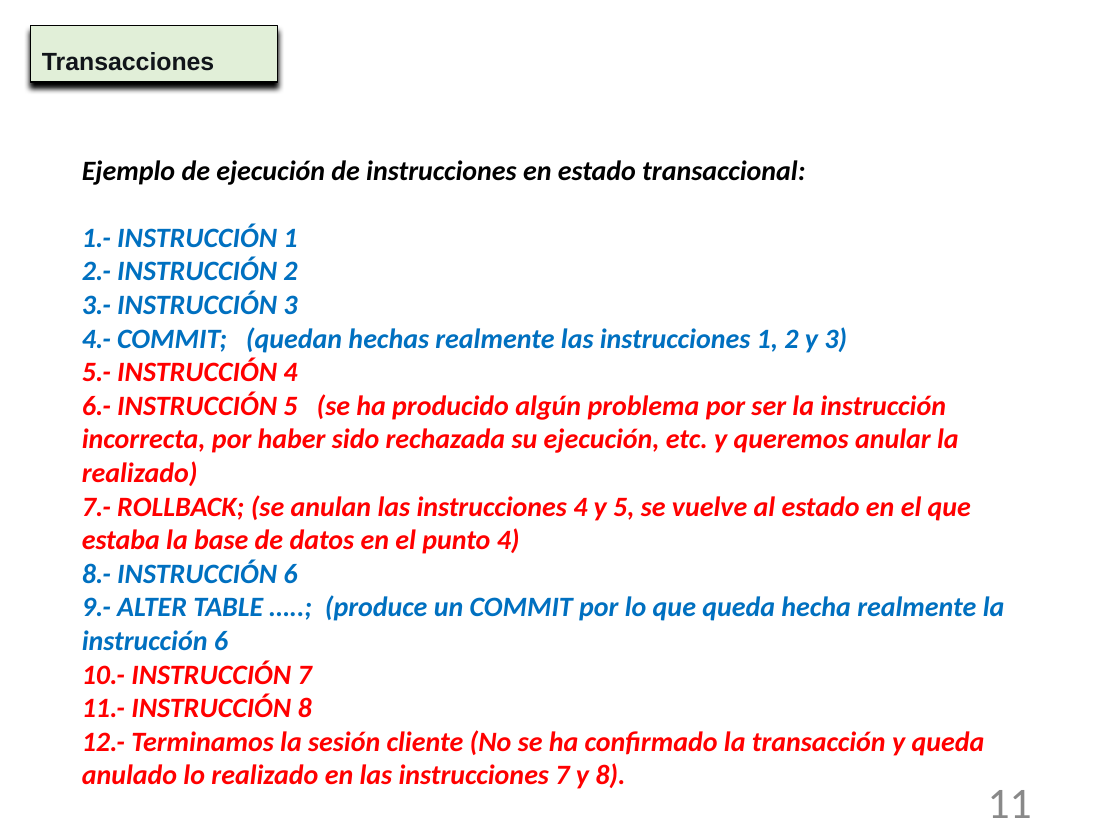
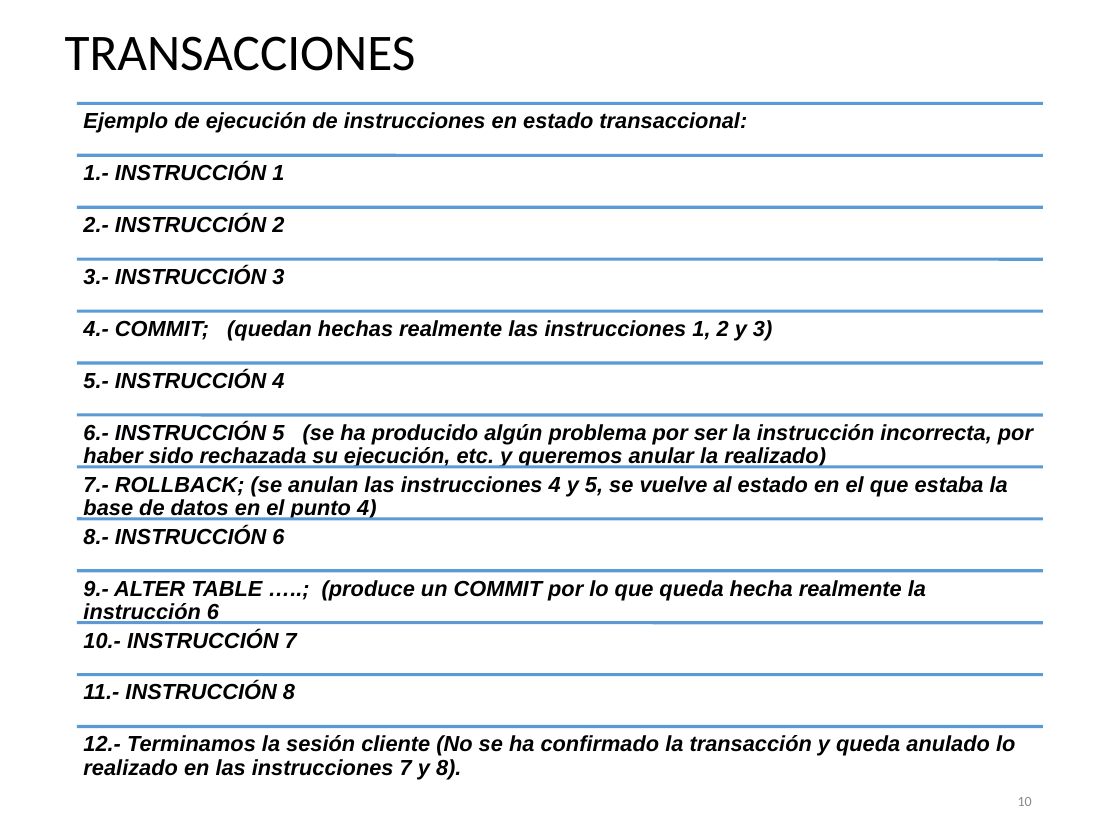
Before and after one commit to NuriaCelis/GBD2324, a slide deck: slide 10 of Tema5/Unidad_7_4-Transacciones.pptx (slide 11 before the commit). Drawn at 1120x840 pixels with LibreOffice and Linux fonts; fonts in the diff are those of the drawing. Boxes give left, top, right and bottom in pixels: in the first picture for what was removed or moved away, otherwise in the second. Text is boxed around its words. In the diff, an @@ line names an element or a change of style, - is before the commit and + after.

```diff
--- a/Tema5/Unidad_7_4-Transacciones.pptx
+++ b/Tema5/Unidad_7_4-Transacciones.pptx
@@ title "TRANSACCIONES": place and size @@
-title "TRANSACCIONES" at box(30, 26, 278, 82)
+title "TRANSACCIONES" at box(65, 36, 416, 71)
@@ title "TRANSACCIONES" at box(65, 36, 416, 71): vertical alignment top to middle; fill #E1EFD8 to none; outline #000000 0.75 pt to none; shadow off @@
@@ title at box(65, 36, 416, 71): text changed; size 16 to 33 pt; font Arial to Calibri; text colour #11151A to #000000; bold off @@
-Transacciones
+TRANSACCIONES
@@ text removed at box(82, 160, 1005, 789) @@
-Ejemplo de ejecución de instrucciones en estado transaccional:
-1.- INSTRUCCIÓN 1
-2.- INSTRUCCIÓN 2
-3.- INSTRUCCIÓN 3
-4.- COMMIT; (quedan hechas realmente las instrucciones 1, 2 y 3)
-5.- INSTRUCCIÓN 4
-6.- INSTRUCCIÓN 5 (se ha producido algún problema por ser la instrucción incorrecta, por haber sido rechazada su ejecución, etc. y queremos anular la realizado)
-7.- ROLLBACK; (se anulan las instrucciones 4 y 5, se vuelve al estado en el que estaba la base de datos en el punto 4)
-8.- INSTRUCCIÓN 6
-9.- ALTER TABLE …..; (produce un COMMIT por lo que queda hecha realmente la instrucción 6
-10.- INSTRUCCIÓN 7
-11.- INSTRUCCIÓN 8
-12.- Terminamos la sesión cliente (No se ha confirmado la transacción y queda anulado lo realizado en las instrucciones 7 y 8).
@@ group added at box(77, 103, 1043, 780): 13 lines, 13 texts @@
+Ejemplo de ejecución de instrucciones en estado transaccional:
+1.- INSTRUCCIÓN 1
+2.- INSTRUCCIÓN 2
+3.- INSTRUCCIÓN 3
+4.- COMMIT; (quedan hechas realmente las instrucciones 1, 2 y 3)
+5.- INSTRUCCIÓN 4
+6.- INSTRUCCIÓN 5 (se ha producido algún problema por ser la instrucción incorrecta, por haber sido rechazada su ejecución, etc. y queremos anular la realizado)
+7.- ROLLBACK; (se anulan las instrucciones 4 y 5, se vuelve al estado en el que estaba la base de datos en el punto 4)
+8.- INSTRUCCIÓN 6
+9.- ALTER TABLE …..; (produce un COMMIT por lo que queda hecha realmente la instrucción 6
+10.- INSTRUCCIÓN 7
+11.- INSTRUCCIÓN 8
+12.- Terminamos la sesión cliente (No se ha confirmado la transacción y queda anulado lo realizado en las instrucciones 7 y 8).
@@ page number at box(1018, 797, 1032, 806): text changed; size 28 to 9 pt @@
-11
+10
```
Also in this commit, not shown: 12 other slides changed, 1 slide removed, 1 other file.
